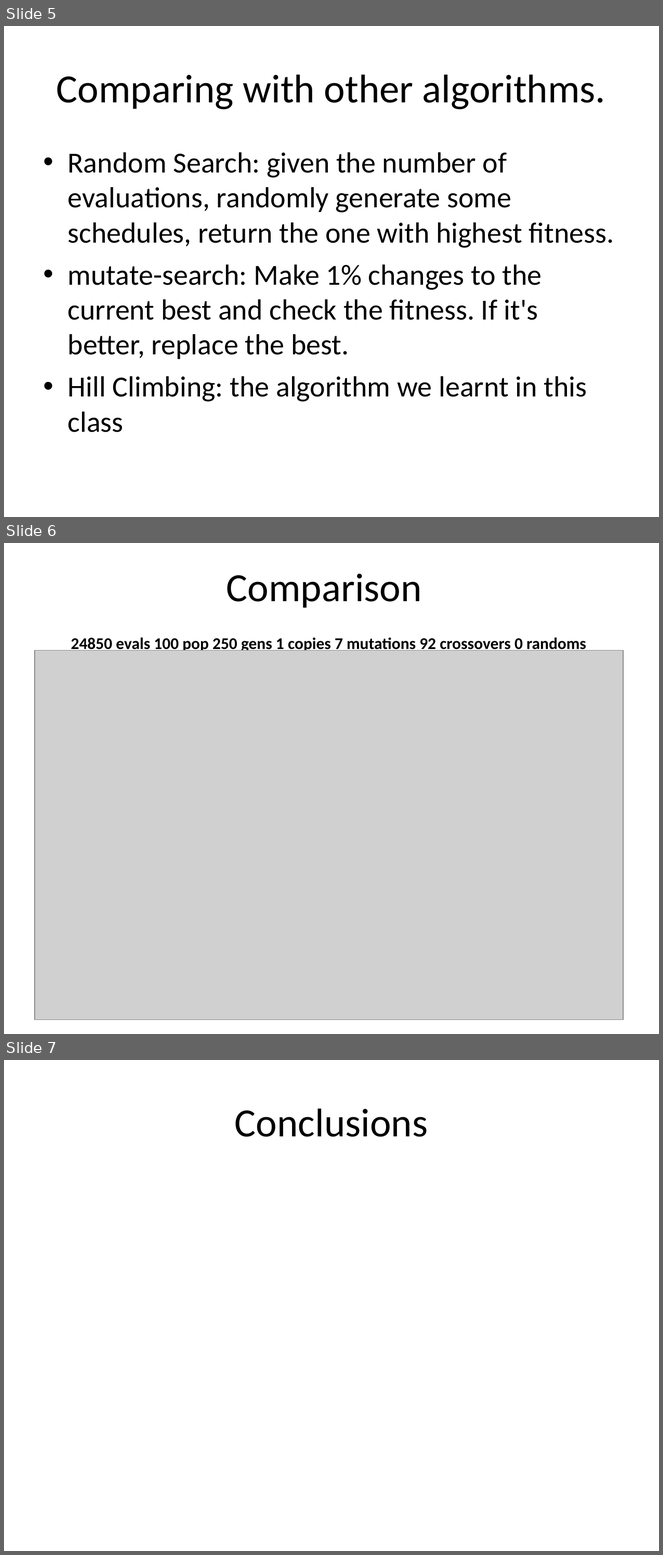
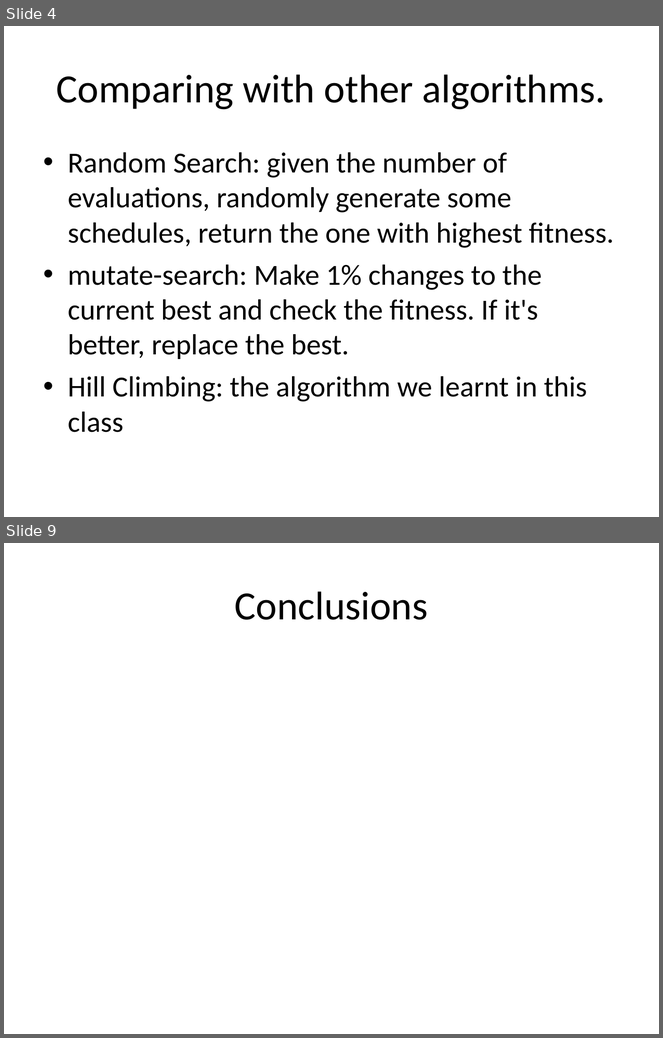
Before and after one commit to putrakoreng/csc384-genetic-algorithms-project, a slide deck: GA_TestBench/Data Files/presentation.ppt. Shown one above the other, each under a label of ours: slides 5, 6 and 7 before the commit, slides 4 and 9 after it; the slides between them are not shown. The pictures are 663x1555 and 663x1038 pixels, drawn with LibreOffice and Linux fonts; fonts in the diff are those of the drawing; grey boxes stand for pictures. Boxes give left, top, right and bottom in pixels: in the first picture for what was removed or moved away, otherwise in the second. Text is boxed around its words. In the diff, an @@ line names an element or a change of style, - is before the commit and + after.

```diff
--- a/GA_TestBench/Data Files/presentation.ppt
+++ b/GA_TestBench/Data Files/presentation.ppt
@@ slide 6 removed at [4, 543, 659, 1034], background #FFFFFF @@
@@ title removed at [71, 574, 586, 653] @@
-Comparison
-24850 evals 100 pop 250 gens 1 copies 7 mutations 92 crossovers 0 randoms
@@ picture removed at [35, 651, 623, 1020] @@
@@ what was slide 5 is now slide 4 @@
@@ what was slide 7 is now slide 9 @@
```
Also in this commit, not shown: 2 slides changed, 5 slides added, 2 other slides removed, 1 other file.
